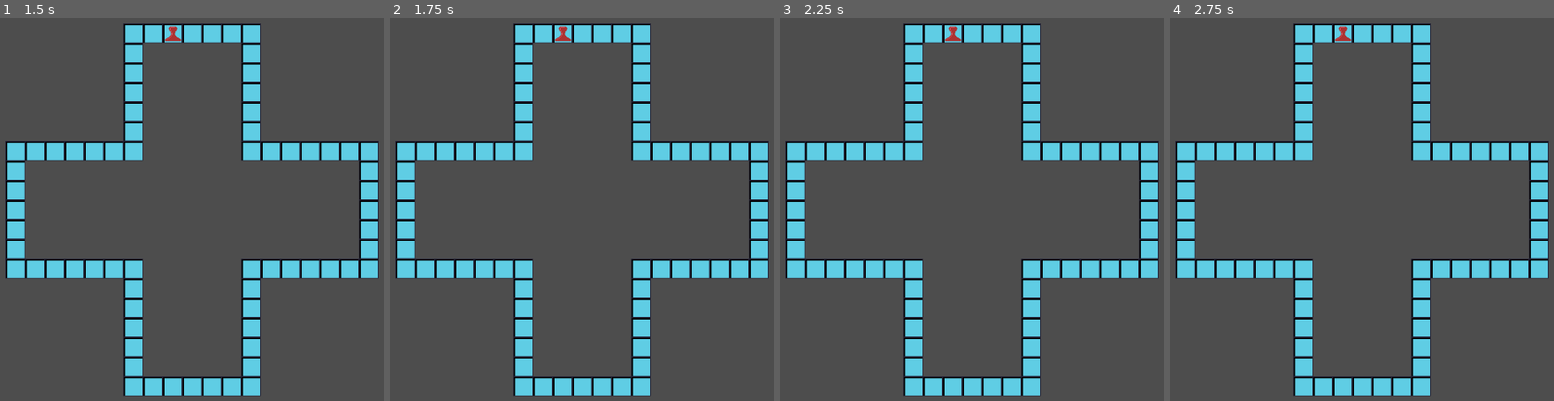
Above: before the commit, frames 1-4 (left to right).
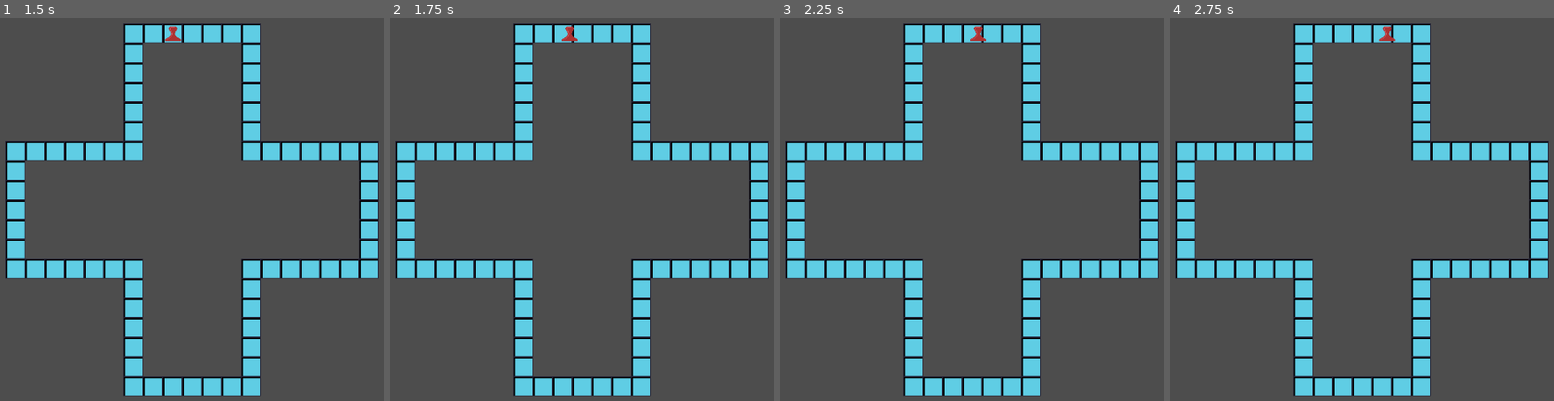
Above: after the commit, the same moments.

Repository: Calzzetta/godot-ludo
Game: Godot game, scene res://scenes/world.tscn
Same seed, same stepped clock (60 frames per second), same inputs: the game is played once before the commit and once after it.
Inputs:
- Up to frame 1 (1.5 s): tap Enter (ui_accept) at 0.5, 0.77 s
- Up to frame 2 (1.75 s): tap Enter (ui_accept) at 1.52 s
- Up to frame 3 (2.25 s): no input
- Up to frame 4 (2.75 s): no input

Frame 1 is identical in both runs. In frame 2, 0.1% of the frame differs, in the area x 42-49%, y 2-7%; in frame 3, 0.2%; in frame 4, 0.2%, in the area x 42-59%, y 2-7%.

Commit message:
set dice faces as var

Diff:
--- a/scenes/world.tscn
+++ b/scenes/world.tscn
@@ -45,6 +45,7 @@
 
 [node name="Dice" type="Node2D" parent="."]
 script = ExtResource("5_wvcd2")
+faces = 12
 
 [node name="Players" type="Node2D" parent="."]
 
--- a/scripts/Dice.gd
+++ b/scripts/Dice.gd
@@ -2,15 +2,8 @@
 class_name Dice
 
 
-# Called when the node enters the scene tree for the first time.
-func _ready() -> void:
-	pass # Replace with function body.
-
-
-# Called every frame. 'delta' is the elapsed time since the previous frame.
-func _process(delta: float) -> void:
-	pass
+@export var faces: int = 6
 
 
 func roll() -> int:
-	return randi_range(1, 6)
+	return randi_range(1, faces)
